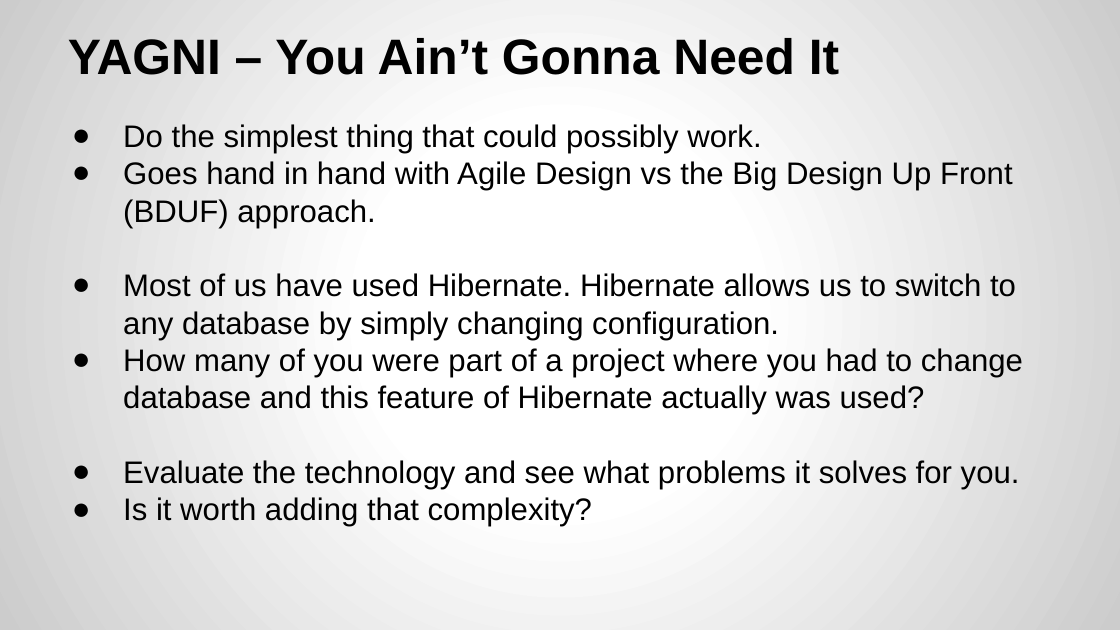
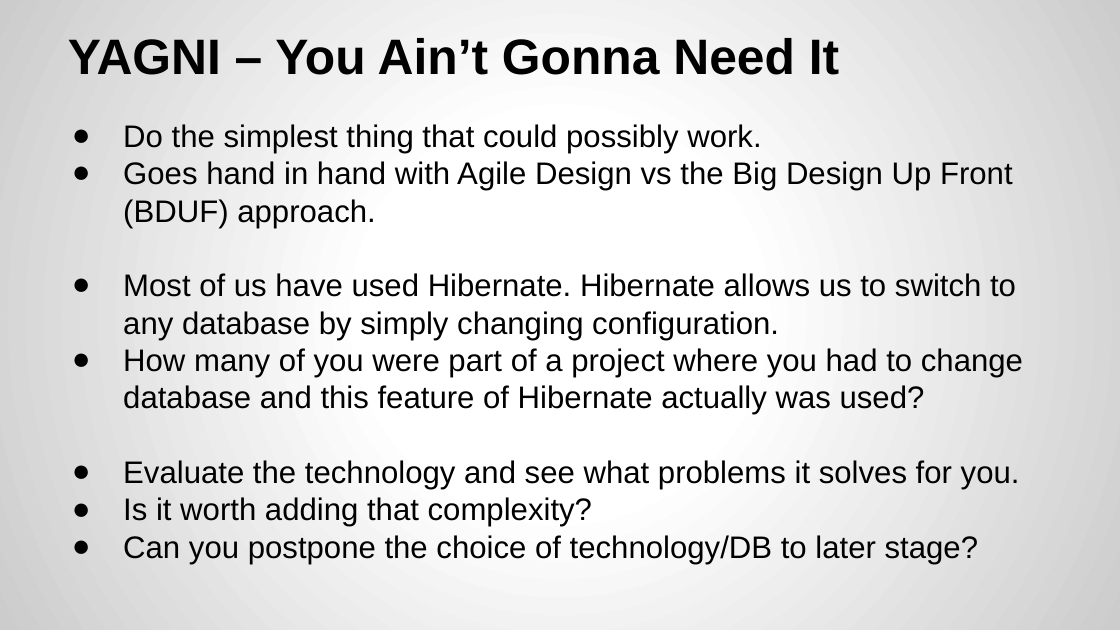
Before and after one commit to yogeshrnaik/presentations, a slide deck: slide 53 of Software Design Principles.pptx. Drawn at 1120x630 pixels with LibreOffice and Linux fonts; fonts in the diff are those of the drawing. Boxes give left, top, right and bottom in pixels: in the first picture for what was removed or moved away, otherwise in the second. Text is boxed around its words. In the diff, an @@ line names an element or a change of style, - is before the commit and + after.

```diff
--- a/Software Design Principles.pptx
+++ b/Software Design Principles.pptx
@@ text at box(123, 535, 978, 564): paragraph added @@
+● Can you postpone the choice of technology/DB to later stage?
```
Also in this commit, not shown: 1 other file.
